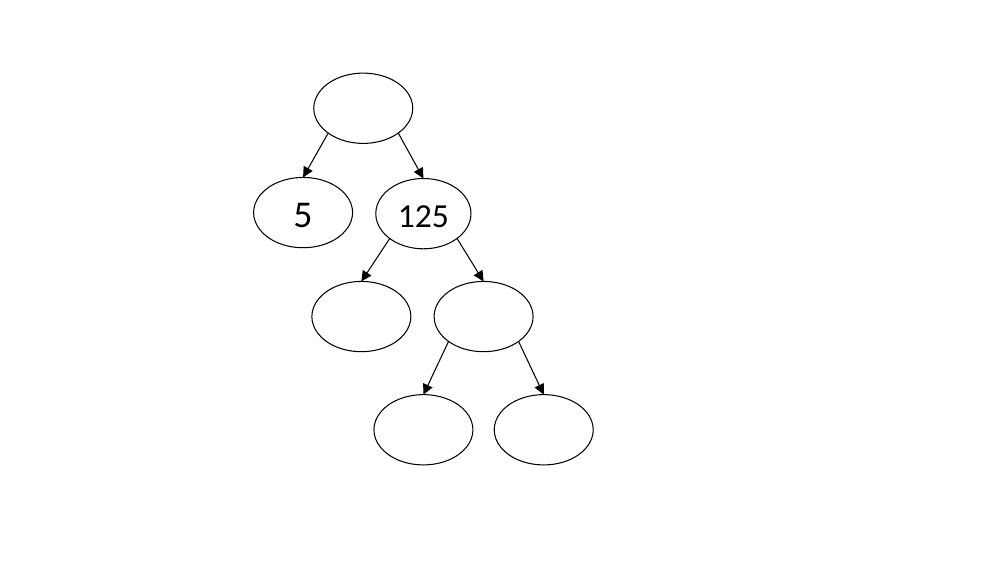
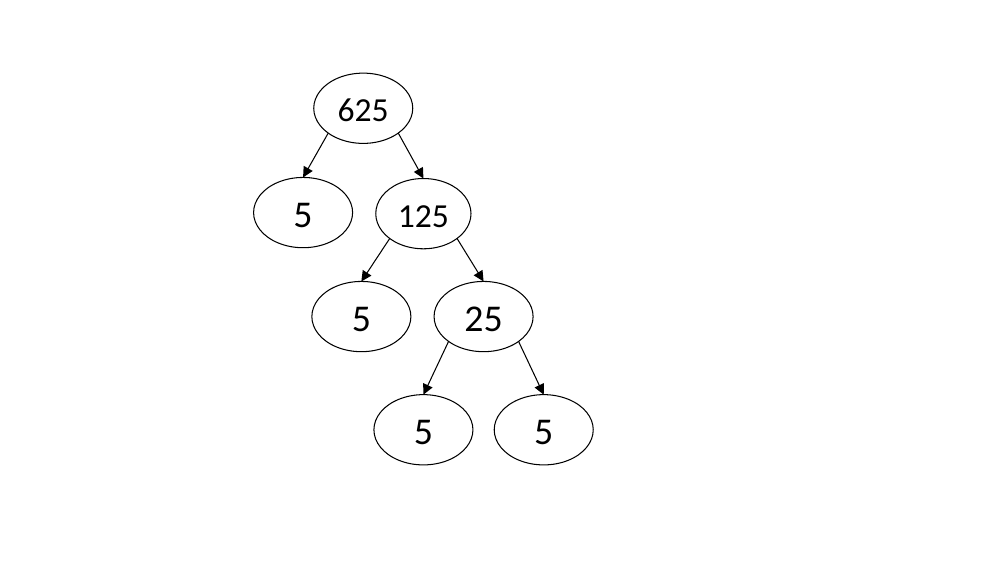
Before and after one commit to JanneVenhoEdu/JanneVenhoEdu.github.io, a slide deck: slide 7 of ma7/j2/p/04-alkuluvut/ma7j2_reppu_tekijapuu.pptx. Drawn at 1008x567 pixels with LibreOffice and Linux fonts; fonts in the diff are those of the drawing. Boxes give left, top, right and bottom in pixels: in the first picture for what was removed or moved away, otherwise in the second. Text is boxed around its words. In the diff, an @@ line names an element or a change of style, - is before the commit and + after.

```diff
--- a/ma7/j2/p/04-alkuluvut/ma7j2_reppu_tekijapuu.pptx
+++ b/ma7/j2/p/04-alkuluvut/ma7j2_reppu_tekijapuu.pptx
@@ text in ellipse at <box>338,98,389,122</box>: text added @@
+625
@@ text in ellipse at <box>352,306,371,332</box>: text added @@
+5
@@ text in ellipse at <box>464,306,502,332</box>: text added @@
+25
@@ text in ellipse at <box>414,419,433,445</box>: text added @@
+5
@@ text in ellipse at <box>534,419,553,445</box>: text added @@
+5
```
Also in this commit, not shown: 5 other slides changed, 5 slides added, 2 slides removed.
